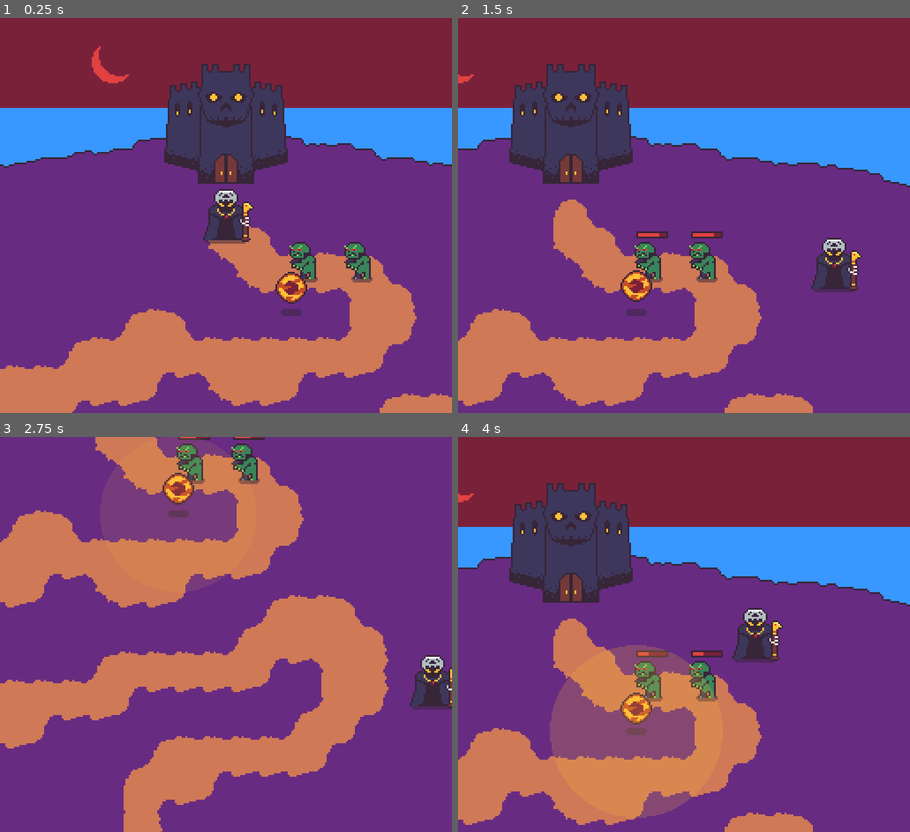
Above: before the commit, frames 1-4 (two rows, left to right).
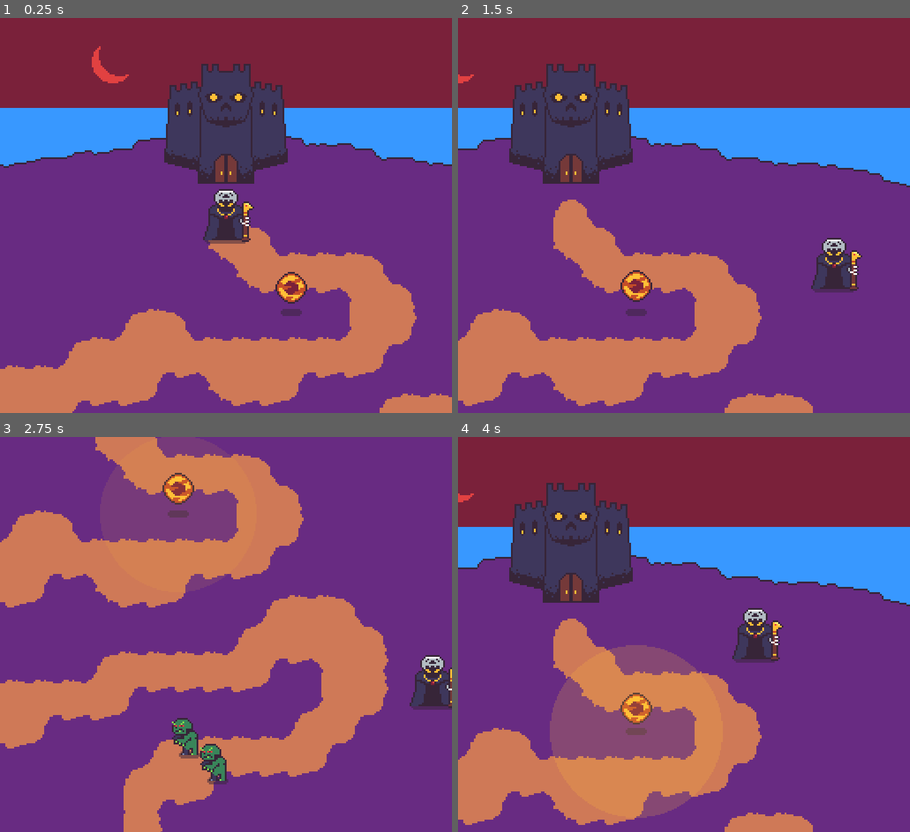
Above: after the commit, the same moments.

Repository: rthurmed/OrbTower
Game: Godot game, scene res://src/Main.tscn
Two runs of this game, one before a commit and one after it. Both use one fixed random seed, a clock stepped at 60 frames per second and the inputs below.
Inputs:
- Up to frame 1 (0.25 s): no input
- Up to frame 2 (1.5 s): hold Right (ui_right) 0.53-1.28 s; hold Down (ui_down) from 1.28 s (still down)
- Up to frame 3 (2.75 s): release Down (ui_down) at 2.03 s; hold Right (ui_right) from 2.03 s (still down)
- Up to frame 4 (4 s): release Right (ui_right) at 2.78 s; hold Up (ui_up) 2.78-3.53 s; hold Left (ui_left) from 3.53 s (still down)

The runs differ from the first frame. In frame 1, 0.9% of the frame differs, in the area x 64-83%, y 56-67%; in frame 2, 1.1%; in frame 3, 1.9%, in the area x 38-59%, y 0-88%; in frame 4, 1.2%.

Commit message:
Implemented main path logic

Diff:
--- a/project.godot
+++ b/project.godot
@@ -13,9 +13,15 @@
 "class": "HealthModule",
 "language": "GDScript",
 "path": "res://src/module/Health.gd"
+}, {
+"base": "Area2D",
+"class": "Monster",
+"language": "GDScript",
+"path": "res://src/game/monster/Monster.gd"
 } ]
 _global_script_class_icons={
-"HealthModule": ""
+"HealthModule": "",
+"Monster": ""
 }
 
 [application]
--- a/src/Main.tscn
+++ b/src/Main.tscn
@@ -5,7 +5,7 @@
 [ext_resource path="res://assets/castle.png" type="Texture" id=3]
 [ext_resource path="res://src/game/orb/Orb.tscn" type="PackedScene" id=4]
 [ext_resource path="res://src/game/player/Player.tscn" type="PackedScene" id=5]
-[ext_resource path="res://src/game/ghoul/Ghoul.tscn" type="PackedScene" id=6]
+[ext_resource path="res://src/game/monster/ghoul/Ghoul.tscn" type="PackedScene" id=6]
 
 [sub_resource type="NavigationPolygon" id=2]
 vertices = PoolVector2Array( 0, 0, 16, 0, 16, 16, 0, 16 )
@@ -113,7 +113,7 @@
 
 [sub_resource type="Curve2D" id=17]
 _data = {
-"points": PoolVector2Array( 0, 0, 0, 0, 208, 354, 0, 0, 0, 0, 207, 329, 0, 0, 0, 0, 238, 306, 0, 0, 0, 0, …(338 unchanged characters)…
+"points": PoolVector2Array( 0, 0, 0, 0, 209, 374, 0, 0, 0, 0, 208, 329, 0, 0, 0, 0, 238, 306, 0, 0, 0, 0, …(338 unchanged characters)…
 }
 
 [node name="Main" type="Node2D"]
@@ -142,9 +142,11 @@
 
 [node name="Ghoul" parent="YSort" instance=ExtResource( 6 )]
 position = Vector2( 269, 148 )
+path_node_path = NodePath("../../MainPath")
 
 [node name="Ghoul2" parent="YSort" instance=ExtResource( 6 )]
 position = Vector2( 238, 148 )
+path_node_path = NodePath("../../MainPath")
 
 [node name="Orb" parent="YSort" instance=ExtResource( 4 )]
 position = Vector2( 229, 167 )
@@ -163,10 +165,5 @@
 editor_draw_limits = true
 editor_draw_drag_margin = true
 
-[node name="Path" type="Path2D" parent="."]
+[node name="MainPath" type="Path2D" parent="."]
 curve = SubResource( 17 )
-
-[node name="PathFollow2D" type="PathFollow2D" parent="Path"]
-position = Vector2( 208, 354 )
-rotation = -1.61077
-rotate = false
--- a/src/game/ghoul/Ghoul.tscn
+++ /dev/null
@@ -1,31 +0,0 @@
-[gd_scene load_steps=5 format=2]
-
-[ext_resource path="res://assets/ghoul.png" type="Texture" id=1]
-[ext_resource path="res://assets/orb-Shadow.png" type="Texture" id=2]
-[ext_resource path="res://src/module/Health.tscn" type="PackedScene" id=3]
-
-[sub_resource type="CapsuleShape2D" id=1]
-radius = 7.0
-height = 10.0
-
-[node name="Ghoul" type="Area2D"]
-
-[node name="VisualInstance" type="Node2D" parent="."]
-
-[node name="Shadow" type="Sprite" parent="VisualInstance"]
-modulate = Color( 1, 1, 1, 0.498039 )
-position = Vector2( 0, -4 )
-texture = ExtResource( 2 )
-
-[node name="Sprite" type="Sprite" parent="VisualInstance"]
-position = Vector2( -2, -11 )
-texture = ExtResource( 1 )
-
-[node name="CollisionShape2D" type="CollisionShape2D" parent="."]
-position = Vector2( 0, -10 )
-shape = SubResource( 1 )
-
-[node name="Health" parent="." instance=ExtResource( 3 )]
-position = Vector2( 0, -25 )
-destroy_target_on_death = true
-target_node_path = NodePath("..")
--- /dev/null
+++ b/src/game/monster/Monster.gd
@@ -0,0 +1,20 @@
+class_name Monster
+extends Area2D
+
+
+export var speed = 30 # px/s (the main path has ~900px in length)
+export var path_node_path: NodePath
+
+onready var path_node = get_node(path_node_path)
+onready var path_follower = $PathFollower
+
+
+func _ready():
+	path_follower.speed = speed
+	path_follower.path_node = path_node
+	path_follower.setup()
+
+
+func _process(delta):
+	path_follower.advance(delta)
+	global_position = path_follower.get_adjusted_position()
--- /dev/null
+++ b/src/game/monster/Monster.tscn
@@ -0,0 +1,9 @@
+[gd_scene load_steps=3 format=2]
+
+[ext_resource path="res://src/game/monster/Monster.gd" type="Script" id=1]
+[ext_resource path="res://src/module/PathFollower.tscn" type="PackedScene" id=2]
+
+[node name="Monster" type="Area2D"]
+script = ExtResource( 1 )
+
+[node name="PathFollower" parent="." instance=ExtResource( 2 )]
--- /dev/null
+++ b/src/game/monster/ghoul/Ghoul.gd
@@ -0,0 +1 @@
+extends Monster
--- /dev/null
+++ b/src/game/monster/ghoul/Ghoul.tscn
@@ -0,0 +1,36 @@
+[gd_scene load_steps=7 format=2]
+
+[ext_resource path="res://assets/orb-Shadow.png" type="Texture" id=1]
+[ext_resource path="res://assets/ghoul.png" type="Texture" id=2]
+[ext_resource path="res://src/game/monster/ghoul/Ghoul.gd" type="Script" id=3]
+[ext_resource path="res://src/module/Health.tscn" type="PackedScene" id=4]
+[ext_resource path="res://src/module/PathFollower.tscn" type="PackedScene" id=5]
+
+[sub_resource type="CapsuleShape2D" id=1]
+radius = 7.0
+height = 10.0
+
+[node name="Ghoul" type="Area2D" groups=["enemy"]]
+script = ExtResource( 3 )
+
+[node name="VisualInstance" type="Node2D" parent="."]
+
+[node name="Shadow" type="Sprite" parent="VisualInstance"]
+modulate = Color( 1, 1, 1, 0.498039 )
+position = Vector2( 0, -4 )
+texture = ExtResource( 1 )
+
+[node name="Sprite" type="Sprite" parent="VisualInstance"]
+position = Vector2( -2, -11 )
+texture = ExtResource( 2 )
+
+[node name="CollisionShape2D" type="CollisionShape2D" parent="."]
+position = Vector2( 0, -10 )
+shape = SubResource( 1 )
+
+[node name="Health" parent="." instance=ExtResource( 4 )]
+position = Vector2( 0, -25 )
+destroy_target_on_death = true
+target_node_path = NodePath("..")
+
+[node name="PathFollower" parent="." instance=ExtResource( 5 )]
--- /dev/null
+++ b/src/module/PathFollower.gd
@@ -0,0 +1,35 @@
+extends Node2D
+
+
+export var path_offset_rand = 16
+export var speed = 30 # px/s (the main path has ~900px in length)
+export var path_node_path: NodePath
+
+onready var path_node: Path2D = get_node(path_node_path) if path_node_path else null
+
+var path_follow: PathFollow2D
+var path_offset = Vector2.ZERO
+
+
+func setup():
+	path_follow = PathFollow2D.new()
+	path_follow.rotate = false
+	path_follow.cubic_interp = true
+	path_node.add_child(path_follow)
+
+	path_offset = Vector2(
+		rand_range(-path_offset_rand, path_offset_rand),
+		rand_range(-path_offset_rand, path_offset_rand)
+	)
+
+
+func advance(delta):
+	path_follow.offset += speed * delta
+
+
+func get_adjusted_position():
+	return path_follow.global_position + path_offset
+
+
+func _on_PathFollower_tree_exiting():
+	path_follow.queue_free()
--- /dev/null
+++ b/src/module/PathFollower.tscn
@@ -0,0 +1,8 @@
+[gd_scene load_steps=2 format=2]
+
+[ext_resource path="res://src/module/PathFollower.gd" type="Script" id=1]
+
+[node name="PathFollower" type="Node2D"]
+script = ExtResource( 1 )
+
+[connection signal="tree_exiting" from="." to="." method="_on_PathFollower_tree_exiting"]
